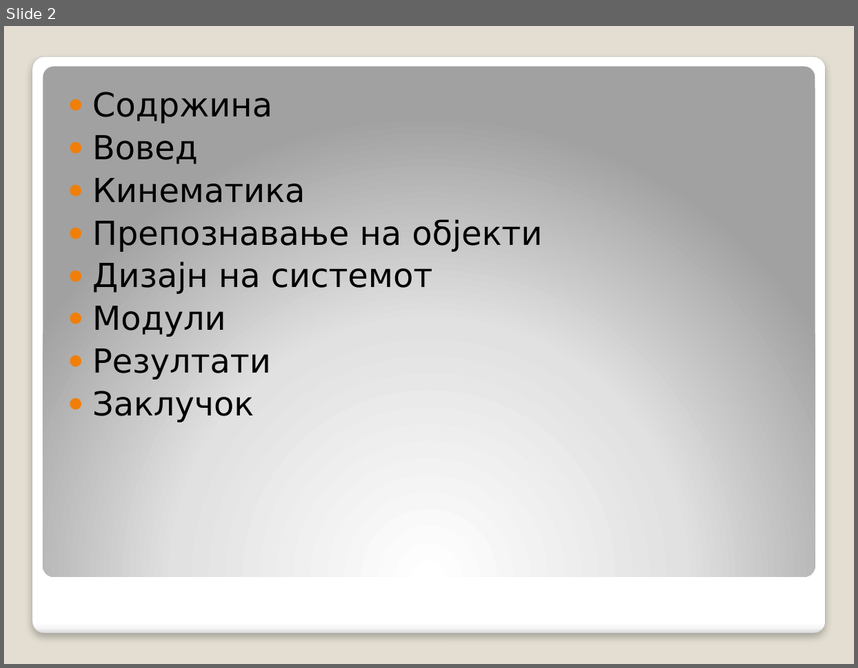
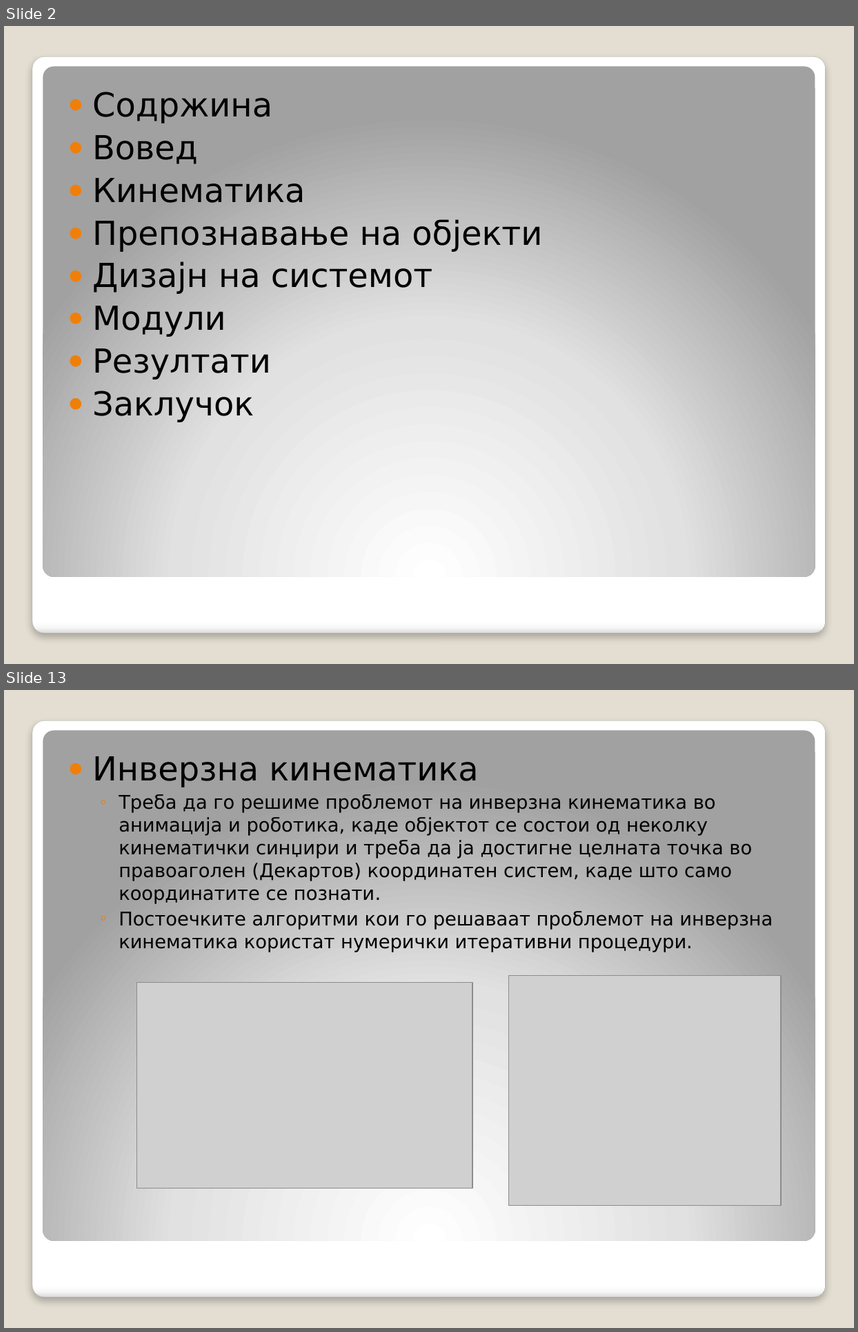
Before and after one commit to decoder015/diplomska, a slide deck: Paper/Компјутерска визија во роботика.pptx. Shown one above the other, each under a label of ours: slide 2 before the commit, slides 2 and 13 after it; the slides between them are not shown. The pictures are 858x668 and 858x1332 pixels, drawn with LibreOffice and Linux fonts; fonts in the diff are those of the drawing; grey boxes stand for pictures. Boxes give left, top, right and bottom in pixels: in the first picture for what was removed or moved away, otherwise in the second. Text is boxed around its words. In the diff, an @@ line names an element or a change of style, - is before the commit and + after.

```diff
--- a/Paper/Компјутерска визија во роботика.pptx
+++ b/Paper/Компјутерска визија во роботика.pptx
@@ slide 13 added at [4, 690, 854, 1328], background #E3DED1; not listed: 2 template elements that a slide beside it also shows @@
@@ text added at [92, 756, 773, 952], 16 pt, text #000000 @@
+● Инверзна кинематика
+  ◦ Треба да го решиме проблемот на инверзна кинематика во анимација и роботика, каде објектот се состои од неколку кинематички синџири и треба да ја достигне целната точка во правоаголен (Декартов) координатен систем, каде што само координатите се познати.
+  ◦ Постоечките алгоритми кои го решаваат проблемот на инверзна кинематика користат нумерички итеративни процедури.
@@ picture added at [509, 976, 781, 1205] @@
@@ picture added at [136, 983, 473, 1188] @@
```
Also in this commit, not shown: 3 slides changed, 29 other slides added, 1 slide removed, 9 other files.
